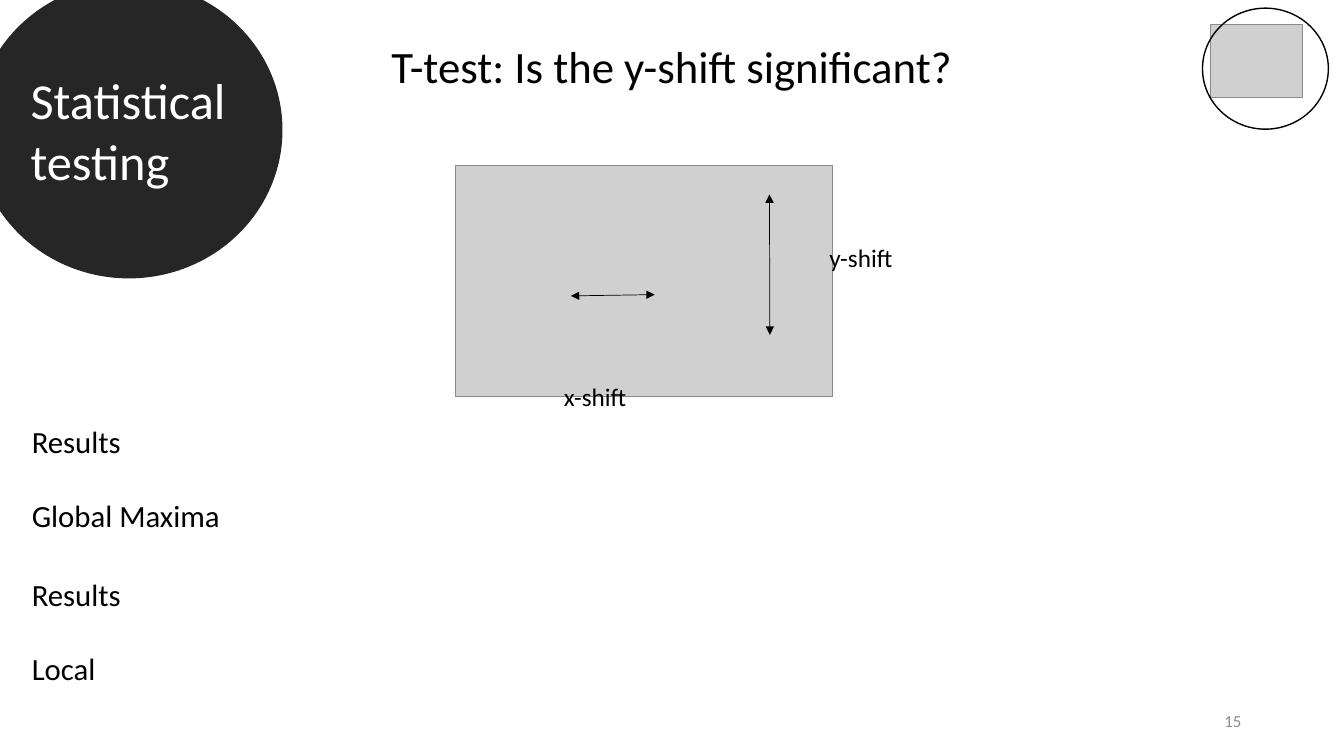
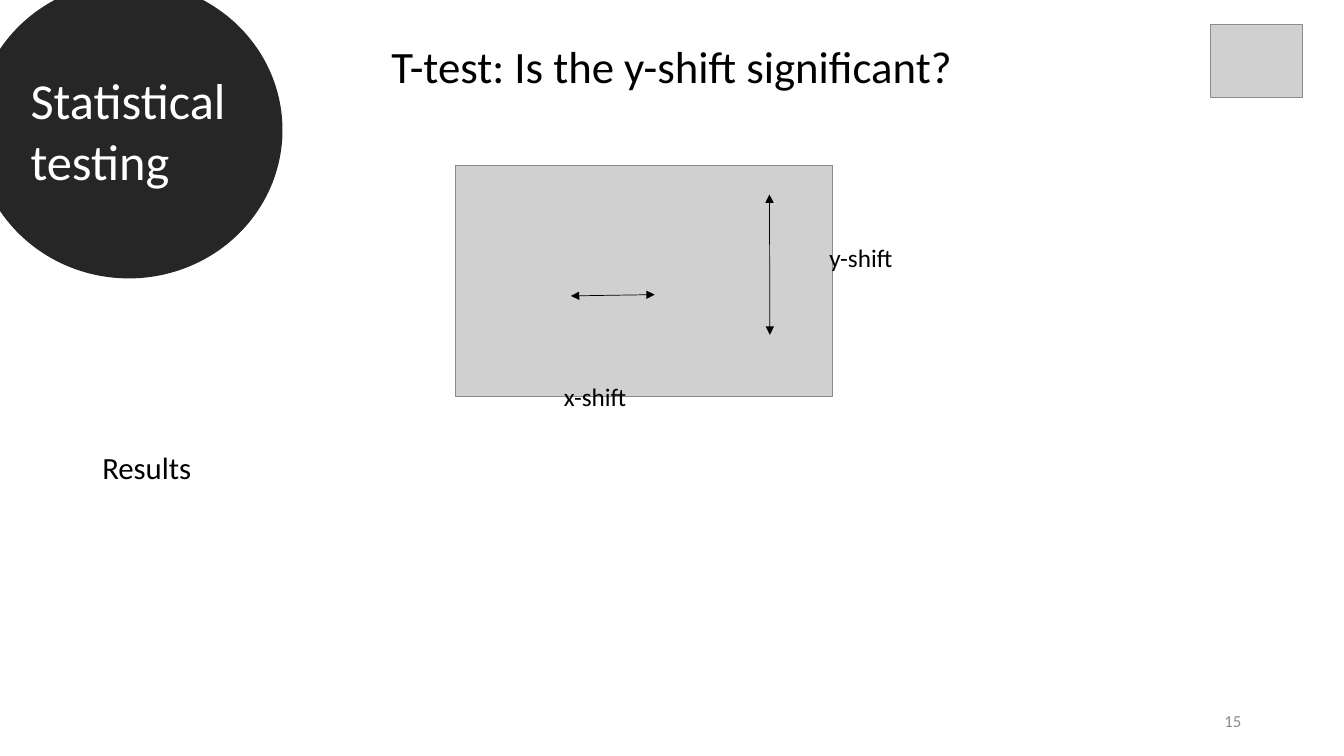
Before and after one commit to datascience-mobi-2022/2022-topic-03-team-05, a slide deck: slide 15 of Final presentation outline & temporary draft.pptx. Drawn at 1344x756 pixels with LibreOffice and Linux fonts; fonts in the diff are those of the drawing; grey boxes stand for pictures. Boxes give left, top, right and bottom in pixels: in the first picture for what was removed or moved away, otherwise in the second. Text is boxed around its words. In the diff, an @@ line names an element or a change of style, - is before the commit and + after.

```diff
--- a/Final presentation outline & temporary draft.pptx
+++ b/Final presentation outline & temporary draft.pptx
@@ ellipse removed at (1203, 8, 1329, 129) @@
@@ text "Results": place and size @@
-text "Results" at (32, 431, 219, 528)
+text "Results" at (102, 457, 191, 480)
@@ text at (32, 505, 219, 528): paragraph removed @@
-Global Maxima
@@ text removed at (32, 584, 121, 681) @@
-Results
-Local
```
Also in this commit, not shown: 24 other slides changed.
